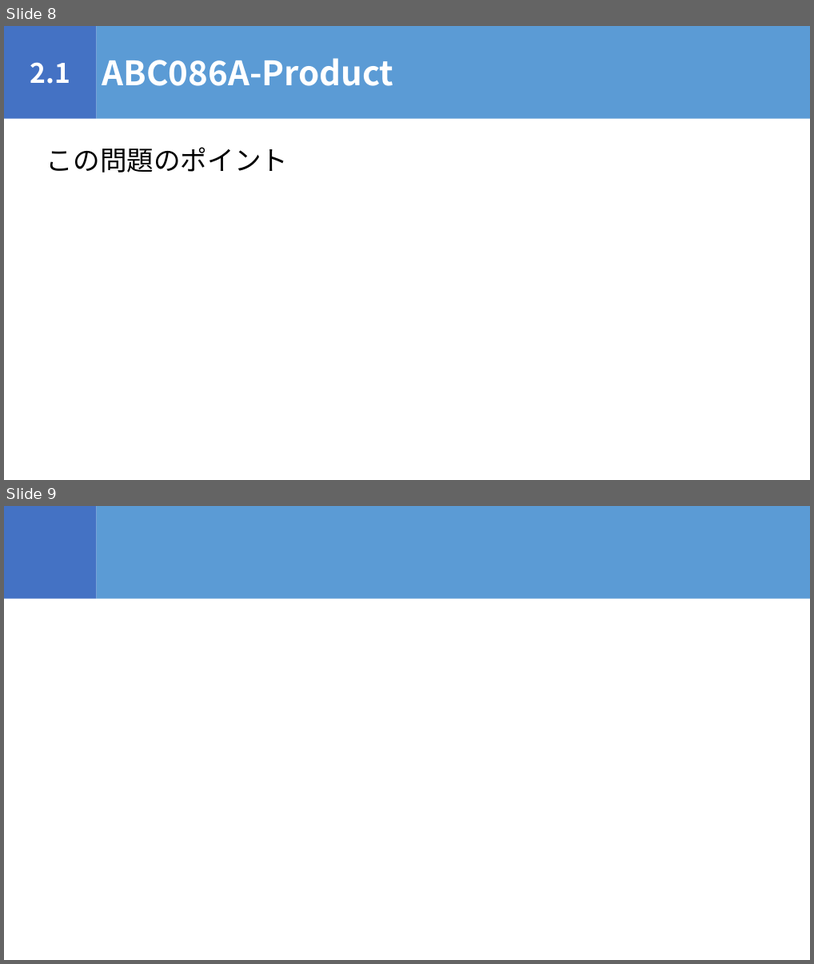
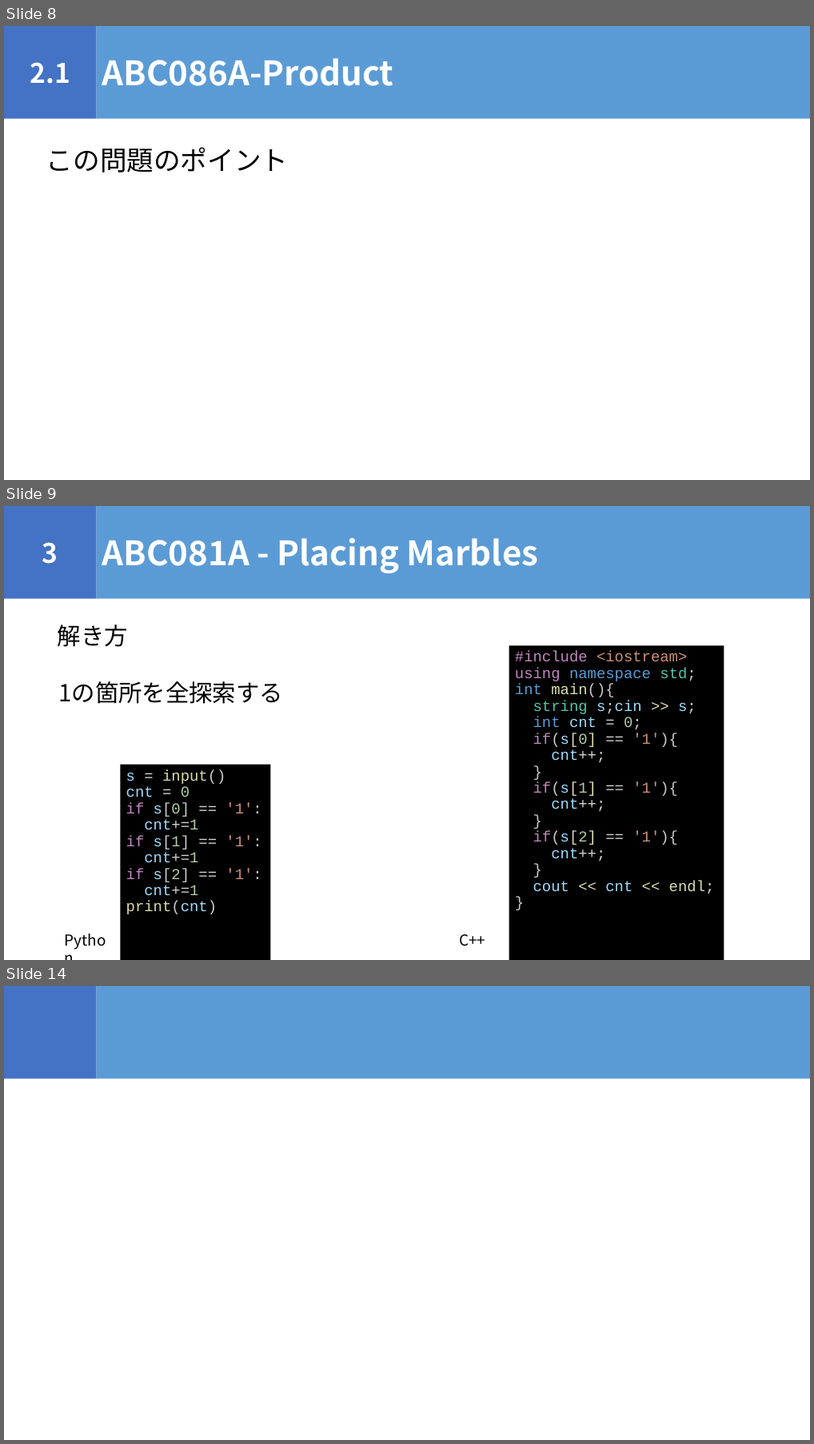
Before and after one commit to igeeeeee/triC_AtCoder_Beginners_Selection, a slide deck: ABS_勉強会.pptx. Shown one above the other, each under a label of ours: slides 8 and 9 before the commit, slides 8, 9 and 14 after it; the slides between them are not shown. The pictures are 814x964 and 814x1444 pixels, drawn with LibreOffice and Linux fonts; fonts in the diff are those of the drawing. Boxes give left, top, right and bottom in pixels: in the first picture for what was removed or moved away, otherwise in the second. Text is boxed around its words. In the diff, an @@ line names an element or a change of style, - is before the commit and + after.

```diff
--- a/ABS_勉強会.pptx
+++ b/ABS_勉強会.pptx
@@ slide 9 added at (x1=4, y1=506, x2=810, y2=960), background #FFFFFF @@
@@ rectangle added at (x1=4, y1=506, x2=97, y2=599), fill #4472C4, 32 pt, text #FFFFFF, bold @@
+3
@@ rectangle added at (x1=97, y1=506, x2=810, y2=599), fill #5B9BD5, 40 pt, text #FFFFFF, bold @@
+ABC081A - Placing Marbles
@@ text added at (x1=58, y1=624, x2=128, y2=647), 28 pt, text #000000 @@
+解き方
@@ rectangle added at (x1=509, y1=646, x2=725, y2=960), fill #000000, 18 pt, text #9CDCFE @@
+#include <iostream>
+using namespace std;
+int main(){
+string s;cin >> s;
+int cnt = 0;
+if(s[0] == '1'){
+cnt++;
+}
+if(s[1] == '1'){
+cnt++;
+}
+if(s[2] == '1'){
+cnt++;
+}
+cout << cnt << endl;
+}
@@ text added at (x1=58, y1=681, x2=283, y2=704), 28 pt, text #000000 @@
+1の箇所を全探索する
@@ rectangle added at (x1=120, y1=764, x2=270, y2=960), fill #000000, 18 pt, text #9CDCFE @@
+s = input()
+cnt = 0
+if s[0] == '1':
+cnt+=1
+if s[1] == '1':
+cnt+=1
+if s[2] == '1':
+cnt+=1
+print(cnt)
@@ text added at (x1=58, y1=928, x2=120, y2=952), 18 pt, text #000000 @@
+Python
@@ text added at (x1=459, y1=934, x2=486, y2=946), 18 pt, text #000000 @@
+C++
@@ what was slide 9 is now slide 14 @@
```
Also in this commit, not shown: 4 other slides added, 3 other files.
